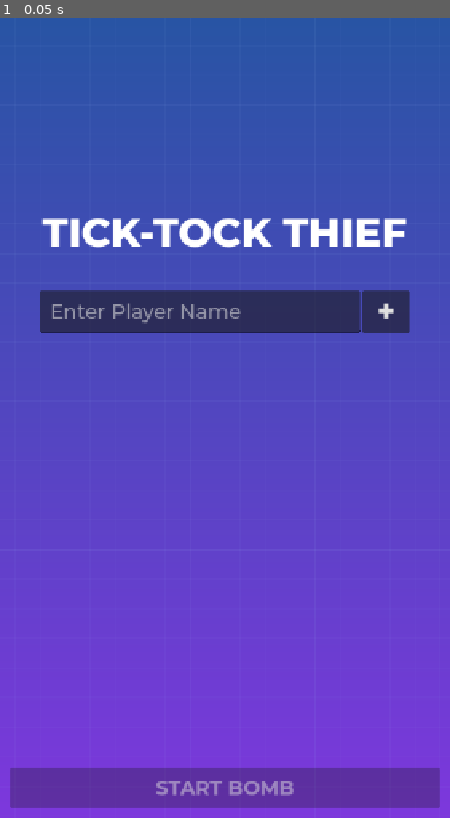
Above: before the commit, frame 1.
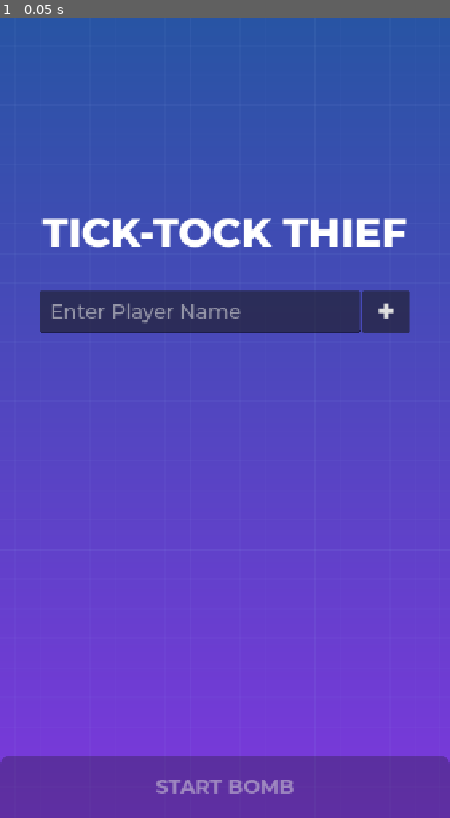
Above: after the commit, the same moment.

Repository: noor-shalaby/tick-tock-thief
Game: Godot game, scene res://src/main_menu.tscn
The game is run twice, just before and just after one commit, with the same random seed, the same clock (stepped at 60 frames per second) and the same inputs.
Inputs:
- Up to frame 1 (0.05 s): no input

The runs differ from the first frame. In frame 1, 3.1% of the frame differs, in the area x 0-100%, y 92-100%.

Commit message:
fix scroll containers

Diff:
--- a/project.godot
+++ b/project.godot
@@ -39,3 +39,4 @@
 
 rendering_device/driver.windows="d3d12"
 renderer/rendering_method="mobile"
+textures/vram_compression/import_etc2_astc=true
--- a/src/card_button.tscn
+++ b/src/card_button.tscn
@@ -8,6 +8,7 @@
 offset_right = 8.0
 offset_bottom = 8.0
 size_flags_vertical = 8
+mouse_filter = 1
 theme_override_fonts/font = ExtResource("1_y3ddo")
 theme_override_font_sizes/font_size = 32
 autowrap_mode = 2
--- a/src/game.tscn
+++ b/src/game.tscn
@@ -5,6 +5,65 @@
 [ext_resource type="FontFile" uid="uid://dur4q3pm6lysi" path="res://assets/Montserrat-Bold.ttf" id="3_xq6wo"]
 [ext_resource type="FontFile" uid="uid://brs7yw1pesgg2" path="res://assets/Montserrat-Medium.ttf" id="4_kc8ui"]
 
+[sub_resource type="StyleBoxFlat" id="StyleBoxFlat_kc8ui"]
+content_margin_left = 4.0
+content_margin_top = 4.0
+content_margin_right = 4.0
+content_margin_bottom = 4.0
+bg_color = Color(0.1, 0.1, 0.1, 0.6)
+corner_radius_top_left = 16
+corner_radius_top_right = 16
+corner_detail = 5
+
+[sub_resource type="StyleBoxFlat" id="StyleBoxFlat_bs6l1"]
+content_margin_left = 4.0
+content_margin_top = 4.0
+content_margin_right = 4.0
+content_margin_bottom = 4.0
+bg_color = Color(0, 0, 0, 0.6)
+corner_radius_top_left = 16
+corner_radius_top_right = 16
+corner_detail = 5
+
+[sub_resource type="StyleBoxFlat" id="StyleBoxFlat_pk08u"]
+content_margin_left = 4.0
+content_margin_top = 4.0
+content_margin_right = 4.0
+content_margin_bottom = 4.0
+bg_color = Color(0.225, 0.225, 0.225, 0.6)
+corner_radius_top_left = 16
+corner_radius_top_right = 16
+corner_detail = 5
+
+[sub_resource type="StyleBoxFlat" id="StyleBoxFlat_wqvko"]
+content_margin_left = 4.0
+content_margin_top = 4.0
+content_margin_right = 4.0
+content_margin_bottom = 4.0
+bg_color = Color(0.1, 0.1, 0.1, 0.3)
+corner_radius_top_left = 16
+corner_radius_top_right = 16
+corner_detail = 5
+
+[sub_resource type="StyleBoxFlat" id="StyleBoxFlat_cdx1q"]
+content_margin_left = 4.0
+content_margin_top = 4.0
+content_margin_right = 4.0
+content_margin_bottom = 4.0
+bg_color = Color(1, 1, 1, 0.75)
+draw_center = false
+border_width_left = 2
+border_width_top = 2
+border_width_right = 2
+border_width_bottom = 2
+corner_radius_top_left = 16
+corner_radius_top_right = 16
+corner_detail = 5
+expand_margin_left = 2.0
+expand_margin_top = 2.0
+expand_margin_right = 2.0
+expand_margin_bottom = 2.0
+
 [node name="GameManager" type="Control" unique_id=1797797504]
 layout_mode = 3
 anchors_preset = 15
@@ -23,27 +82,31 @@
 grow_vertical = 2
 texture = ExtResource("2_3msxb")
 
-[node name="MarginContainer" type="MarginContainer" parent="." unique_id=1748304827]
-layout_mode = 1
-anchors_preset = 15
-anchor_right = 1.0
-anchor_bottom = 1.0
-grow_horizontal = 2
-grow_vertical = 2
+[node name="VBoxContainer" type="VBoxContainer" parent="." unique_id=846837565]
+layout_mode = 1
+anchors_preset = 15
+anchor_right = 1.0
+anchor_bottom = 1.0
+grow_horizontal = 2
+grow_vertical = 2
+
+[node name="MarginContainer" type="MarginContainer" parent="VBoxContainer" unique_id=1748304827]
+layout_mode = 2
+size_flags_vertical = 3
 theme_override_constants/margin_left = 16
 theme_override_constants/margin_top = 16
 theme_override_constants/margin_right = 16
 theme_override_constants/margin_bottom = 16
 
-[node name="UI" type="VBoxContainer" parent="MarginContainer" unique_id=2082391077]
+[node name="UI" type="VBoxContainer" parent="VBoxContainer/MarginContainer" unique_id=2082391077]
 layout_mode = 2
 theme_override_constants/separation = 32
 
-[node name="Margin" type="Control" parent="MarginContainer/UI" unique_id=370163829]
+[node name="Margin" type="Control" parent="VBoxContainer/MarginContainer/UI" unique_id=370163829]
 custom_minimum_size = Vector2(0, 100)
 layout_mode = 2
 
-[node name="PlayerNameLabel" type="Label" parent="MarginContainer/UI" unique_id=1870574803]
+[node name="PlayerNameLabel" type="Label" parent="VBoxContainer/MarginContainer/UI" unique_id=1870574803]
 unique_name_in_owner = true
 layout_mode = 2
 size_flags_vertical = 0
@@ -53,7 +116,7 @@
 horizontal_alignment = 1
 autowrap_mode = 3
 
-[node name="QuestionLabel" type="Label" parent="MarginContainer/UI" unique_id=1799551330]
+[node name="QuestionLabel" type="Label" parent="VBoxContainer/MarginContainer/UI" unique_id=1799551330]
 unique_name_in_owner = true
 custom_minimum_size = Vector2(0, 200)
 layout_mode = 2
@@ -62,26 +125,31 @@
 text = "Name 3 programming languages."
 autowrap_mode = 2
 
-[node name="ScrollContainer" type="ScrollContainer" parent="MarginContainer/UI" unique_id=1190553505]
+[node name="ScrollContainer" type="ScrollContainer" parent="VBoxContainer/MarginContainer/UI" unique_id=1190553505]
 layout_mode = 2
 size_flags_vertical = 3
 horizontal_scroll_mode = 3
 vertical_scroll_mode = 3
 
-[node name="CardContainer" type="GridContainer" parent="MarginContainer/UI/ScrollContainer" unique_id=1851988848]
+[node name="CardContainer" type="GridContainer" parent="VBoxContainer/MarginContainer/UI/ScrollContainer" unique_id=1851988848]
 unique_name_in_owner = true
 layout_direction = 2
 layout_mode = 2
 size_flags_vertical = 3
 columns = 4
 
-[node name="PassBombButton" type="Button" parent="MarginContainer/UI" unique_id=2015534284]
-unique_name_in_owner = true
-custom_minimum_size = Vector2(0, 64)
+[node name="PassBombButton" type="Button" parent="VBoxContainer" unique_id=2015534284]
+unique_name_in_owner = true
+custom_minimum_size = Vector2(0, 100)
 layout_mode = 2
 size_flags_vertical = 8
 theme_override_fonts/font = ExtResource("3_xq6wo")
 theme_override_font_sizes/font_size = 32
+theme_override_styles/normal = SubResource("StyleBoxFlat_kc8ui")
+theme_override_styles/pressed = SubResource("StyleBoxFlat_bs6l1")
+theme_override_styles/hover = SubResource("StyleBoxFlat_pk08u")
+theme_override_styles/disabled = SubResource("StyleBoxFlat_wqvko")
+theme_override_styles/focus = SubResource("StyleBoxFlat_cdx1q")
 text = "PASS BOMB"
 
 [node name="GameOverOverlay" type="ColorRect" parent="." unique_id=1390497008]
@@ -138,6 +206,7 @@
 unique_name_in_owner = true
 layout_mode = 2
 size_flags_vertical = 3
+mouse_filter = 1
 theme_override_fonts/font = ExtResource("4_kc8ui")
 theme_override_font_sizes/font_size = 32
 text = "LEADERBOARD"
@@ -165,7 +234,7 @@
 
 [node name="AudioStreamPlayer" type="AudioStreamPlayer" parent="." unique_id=1508617464]
 
-[connection signal="pressed" from="MarginContainer/UI/PassBombButton" to="." method="_on_pass_bomb_button_pressed"]
+[connection signal="pressed" from="VBoxContainer/PassBombButton" to="." method="_on_pass_bomb_button_pressed"]
 [connection signal="pressed" from="GameOverOverlay/MarginContainer/VBoxContainer/PlayAgainButton" to="." method="_on_play_again_button_pressed"]
 [connection signal="pressed" from="GameOverOverlay/MarginContainer/VBoxContainer/MainMenuButton" to="." method="_on_main_menu_button_pressed"]
 [connection signal="timeout" from="BombTimer" to="." method="_on_bomb_timer_timeout"]
--- a/src/main_menu.tscn
+++ b/src/main_menu.tscn
@@ -20,6 +20,65 @@
 corner_radius_bottom_left = 3
 corner_detail = 5
 
+[sub_resource type="StyleBoxFlat" id="StyleBoxFlat_1jpog"]
+content_margin_left = 4.0
+content_margin_top = 4.0
+content_margin_right = 4.0
+content_margin_bottom = 4.0
+bg_color = Color(0.1, 0.1, 0.1, 0.6)
+corner_radius_top_left = 16
+corner_radius_top_right = 16
+corner_detail = 5
+
+[sub_resource type="StyleBoxFlat" id="StyleBoxFlat_32mut"]
+content_margin_left = 4.0
+content_margin_top = 4.0
+content_margin_right = 4.0
+content_margin_bottom = 4.0
+bg_color = Color(0, 0, 0, 0.6)
+corner_radius_top_left = 16
+corner_radius_top_right = 16
+corner_detail = 5
+
+[sub_resource type="StyleBoxFlat" id="StyleBoxFlat_kojm2"]
+content_margin_left = 4.0
+content_margin_top = 4.0
+content_margin_right = 4.0
+content_margin_bottom = 4.0
+bg_color = Color(0.225, 0.225, 0.225, 0.6)
+corner_radius_top_left = 16
+corner_radius_top_right = 16
+corner_detail = 5
+
+[sub_resource type="StyleBoxFlat" id="StyleBoxFlat_6l5d7"]
+content_margin_left = 4.0
+content_margin_top = 4.0
+content_margin_right = 4.0
+content_margin_bottom = 4.0
+bg_color = Color(0.1, 0.1, 0.1, 0.3)
+corner_radius_top_left = 16
+corner_radius_top_right = 16
+corner_detail = 5
+
+[sub_resource type="StyleBoxFlat" id="StyleBoxFlat_qufii"]
+content_margin_left = 4.0
+content_margin_top = 4.0
+content_margin_right = 4.0
+content_margin_bottom = 4.0
+bg_color = Color(1, 1, 1, 0.75)
+draw_center = false
+border_width_left = 2
+border_width_top = 2
+border_width_right = 2
+border_width_bottom = 2
+corner_radius_top_left = 16
+corner_radius_top_right = 16
+corner_detail = 5
+expand_margin_left = 2.0
+expand_margin_top = 2.0
+expand_margin_right = 2.0
+expand_margin_bottom = 2.0
+
 [node name="MainMenu" type="Control" unique_id=506984489]
 layout_mode = 3
 anchors_preset = 15
@@ -40,28 +99,32 @@
 grow_vertical = 2
 texture = ExtResource("2_bq8pk")
 
-[node name="MarginContainer" type="MarginContainer" parent="." unique_id=546153664]
+[node name="VBoxContainer" type="VBoxContainer" parent="." unique_id=1070214722]
 layout_mode = 1
 anchors_preset = 15
 anchor_right = 1.0
 anchor_bottom = 1.0
 grow_horizontal = 2
 grow_vertical = 2
+
+[node name="MarginContainer" type="MarginContainer" parent="VBoxContainer" unique_id=546153664]
+layout_mode = 2
+size_flags_vertical = 3
 theme_override_constants/margin_left = 16
 theme_override_constants/margin_top = 16
 theme_override_constants/margin_right = 16
 theme_override_constants/margin_bottom = 16
 
-[node name="VBoxContainer" type="VBoxContainer" parent="MarginContainer" unique_id=799191007]
+[node name="VBoxContainer" type="VBoxContainer" parent="VBoxContainer/MarginContainer" unique_id=799191007]
 custom_minimum_size = Vector2(0, 500)
 layout_mode = 2
 theme_override_constants/separation = 32
 
-[node name="Margin" type="Control" parent="MarginContainer/VBoxContainer" unique_id=34488143]
+[node name="Margin" type="Control" parent="VBoxContainer/MarginContainer/VBoxContainer" unique_id=34488143]
 custom_minimum_size = Vector2(0, 256)
 layout_mode = 2
 
-[node name="Title" type="Label" parent="MarginContainer/VBoxContainer" unique_id=1814288206]
+[node name="Title" type="Label" parent="VBoxContainer/MarginContainer/VBoxContainer" unique_id=1814288206]
 custom_minimum_size = Vector2(0, 100)
 layout_mode = 2
 size_flags_horizontal = 4
@@ -71,12 +134,12 @@
 text = "TICK-TOCK THIEF"
 horizontal_alignment = 1
 
-[node name="HBoxContainer" type="HBoxContainer" parent="MarginContainer/VBoxContainer" unique_id=568804487]
+[node name="HBoxContainer" type="HBoxContainer" parent="VBoxContainer/MarginContainer/VBoxContainer" unique_id=568804487]
 layout_mode = 2
 size_flags_horizontal = 4
 size_flags_vertical = 0
 
-[node name="NameInput" type="LineEdit" parent="MarginContainer/VBoxContainer/HBoxContainer" unique_id=348287152]
+[node name="NameInput" type="LineEdit" parent="VBoxContainer/MarginContainer/VBoxContainer/HBoxContainer" unique_id=348287152]
 unique_name_in_owner = true
 custom_minimum_size = Vector2(512, 64)
 layout_mode = 2
@@ -87,14 +150,14 @@
 placeholder_text = "Enter Player Name"
 backspace_deletes_composite_character_enabled = true
 
-[node name="AddPlayerButton" type="Button" parent="MarginContainer/VBoxContainer/HBoxContainer" unique_id=40557062]
+[node name="AddPlayerButton" type="Button" parent="VBoxContainer/MarginContainer/VBoxContainer/HBoxContainer" unique_id=40557062]
 custom_minimum_size = Vector2(75, 0)
 layout_mode = 2
 theme_override_fonts/font = ExtResource("3_6w7d7")
 theme_override_font_sizes/font_size = 48
 text = "+"
 
-[node name="MarginContainer" type="MarginContainer" parent="MarginContainer/VBoxContainer" unique_id=34369022]
+[node name="MarginContainer" type="MarginContainer" parent="VBoxContainer/MarginContainer/VBoxContainer" unique_id=34369022]
 layout_mode = 2
 size_flags_vertical = 3
 theme_override_constants/margin_left = 32
@@ -102,25 +165,30 @@
 theme_override_constants/margin_right = 32
 theme_override_constants/margin_bottom = 32
 
-[node name="ScrollContainer" type="ScrollContainer" parent="MarginContainer/VBoxContainer/MarginContainer" unique_id=848383128]
+[node name="ScrollContainer" type="ScrollContainer" parent="VBoxContainer/MarginContainer/VBoxContainer/MarginContainer" unique_id=848383128]
 layout_mode = 2
 horizontal_scroll_mode = 3
 vertical_scroll_mode = 3
 
-[node name="PlayerList" type="VBoxContainer" parent="MarginContainer/VBoxContainer/MarginContainer/ScrollContainer" unique_id=1670698857]
+[node name="PlayerList" type="VBoxContainer" parent="VBoxContainer/MarginContainer/VBoxContainer/MarginContainer/ScrollContainer" unique_id=1670698857]
 unique_name_in_owner = true
 layout_mode = 2
 size_flags_horizontal = 3
 size_flags_vertical = 3
 
-[node name="StartGameButton" type="Button" parent="MarginContainer/VBoxContainer" unique_id=130500334]
+[node name="StartGameButton" type="Button" parent="VBoxContainer" unique_id=130500334]
 unique_name_in_owner = true
-custom_minimum_size = Vector2(0, 64)
+custom_minimum_size = Vector2(0, 100)
 layout_mode = 2
 size_flags_vertical = 8
 theme_override_fonts/font = ExtResource("5_1wfgh")
 theme_override_font_sizes/font_size = 32
+theme_override_styles/normal = SubResource("StyleBoxFlat_1jpog")
+theme_override_styles/pressed = SubResource("StyleBoxFlat_32mut")
+theme_override_styles/hover = SubResource("StyleBoxFlat_kojm2")
+theme_override_styles/disabled = SubResource("StyleBoxFlat_6l5d7")
+theme_override_styles/focus = SubResource("StyleBoxFlat_qufii")
 text = "START BOMB"
 
-[connection signal="pressed" from="MarginContainer/VBoxContainer/HBoxContainer/AddPlayerButton" to="." method="_on_add_player_button_pressed"]
-[connection signal="pressed" from="MarginContainer/VBoxContainer/StartGameButton" to="." method="_on_start_game_button_pressed"]
+[connection signal="pressed" from="VBoxContainer/MarginContainer/VBoxContainer/HBoxContainer/AddPlayerButton" to="." method="_on_add_player_button_pressed"]
+[connection signal="pressed" from="VBoxContainer/StartGameButton" to="." method="_on_start_game_button_pressed"]
--- a/src/player_list_entry.tscn
+++ b/src/player_list_entry.tscn
@@ -6,6 +6,7 @@
 offset_right = 40.0
 offset_bottom = 23.0
 size_flags_horizontal = 3
+mouse_filter = 1
 theme_override_fonts/font = ExtResource("1_kk2t8")
 theme_override_font_sizes/font_size = 32
 autowrap_mode = 3
Not shown, added: export_presets.cfg
Not shown, added: debug.keystore
